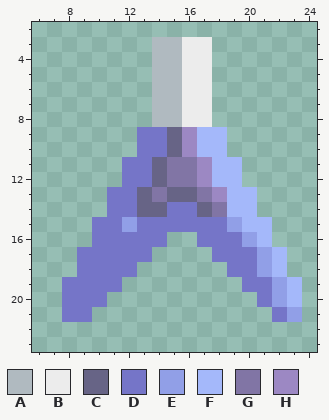
Pixel-art sprite -- sprites/blocks/turrets/sniper.png. Above is the file before it was changed.
The file is 32x32 pixels. Shown: x 6..24, y 2..23.
Palette (. is transparent): A #b0bac0  B #ececec  C #676486  D #7575c8  E #919fe7  F #a4b8fa  G #8175a5  H #9c88c3
Pixels before, first column x 8:
 3 ......AABB......
 4 ......AABB......
 5 ......AABB......
 6 ......AABB......
 7 ......AABB......
 8 ......AABB......
 9 .....DDCHFF.....
10 .....DDCHFF.....
11 ....DDCGGHFF....
12 ....DDCGGHFF....
13 ...DDCGCCGHFF...
14 ...DDCCDDCGFF...
15 ..DDEDDDDDDEFF..
16 ..DDDDD..DDDEF..
17 .DDDDD....DDDEF.
18 .DDDD......DDEF.
19 DDDD........DDEF
20 DDD..........DEF
21 DD............DE
After the commit:
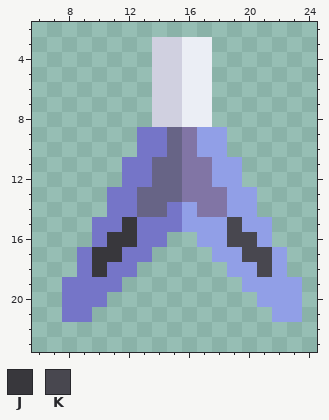
Colours new in this view: J #38373c  K #48474f
Diff:
{"colour":"A","old":"#b0bac0","new":"#d0d0e0"}
{"colour":"B","old":"#ececec","new":"#ebeef5"}
{"y":9,"x":16,"old":"HFF","new":"GEE"}
{"y":10,"x":16,"old":"HFF","new":"GEE"}
{"y":11,"x":15,"old":"G","new":"C"}
{"y":11,"x":17,"old":"HFF","new":"GEE"}
{"y":12,"x":15,"old":"G","new":"C"}
{"y":12,"x":17,"old":"HFF","new":"GEE"}
{"y":13,"x":14,"old":"G","new":"C"}
{"y":13,"x":16,"old":"C","new":"G"}
{"y":13,"x":18,"old":"HFF","new":"GEE"}
{"y":14,"x":16,"old":"DC","new":"EG"}
{"y":14,"x":19,"old":"FF","new":"EE"}
{"y":15,"x":12,"old":"E","new":"J"}
{"y":15,"x":16,"old":"DDDEFF","new":"EEEKEE"}
{"y":16,"x":11,"old":"DD","new":"JJ"}
{"y":16,"x":17,"old":"DDDEF","new":"EEKKE"}
{"y":17,"x":10,"old":"DD","new":"JJ"}
{"y":17,"x":18,"old":"DDDEF","new":"EEKKE"}
{"y":18,"x":10,"old":"D","new":"J"}
{"y":18,"x":19,"old":"DDEF","new":"EEKE"}
{"y":19,"x":20,"old":"DD","new":"EE"}
{"y":19,"x":23,"old":"F","new":"E"}
{"y":20,"x":21,"old":"D","new":"E"}
{"y":20,"x":23,"old":"F","new":"E"}
{"y":21,"x":22,"old":"D","new":"E"}
